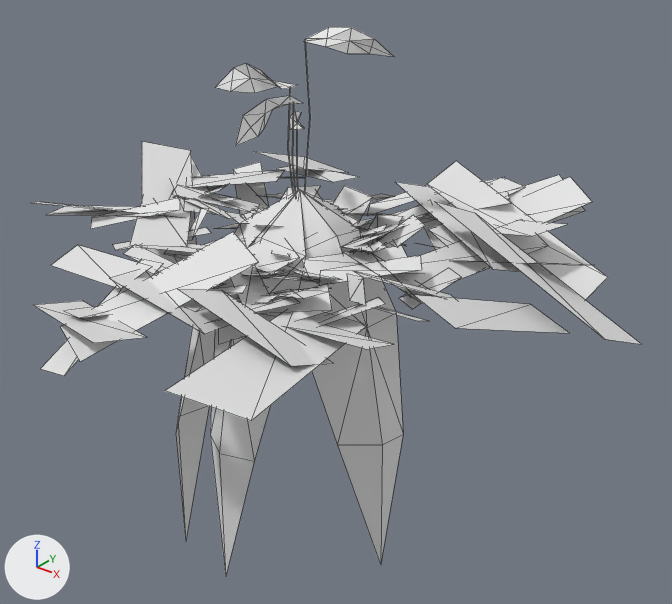
Two versions of the OBJ model game/assets/models/plants/SM_Plant_ShadeGrassTuft_Leaf.obj, one commit apart.
Before and after are seen from a 50 mm camera at (1.543, -1.775, 0.987) aimed at (0.06, 0.079, -0.162). Arrows for +X, +Y and +Z are at lower left; the lights stay in place. The older version comes first. Mesh edges are drawn as thin lines. Where no turn or scale is listed for an object, it has been applied to the vertices. Vertices at exactly the same position are counted once.

Objects in the first picture: 'SM_Plant_ShadeGrassTuft_Leaf'.
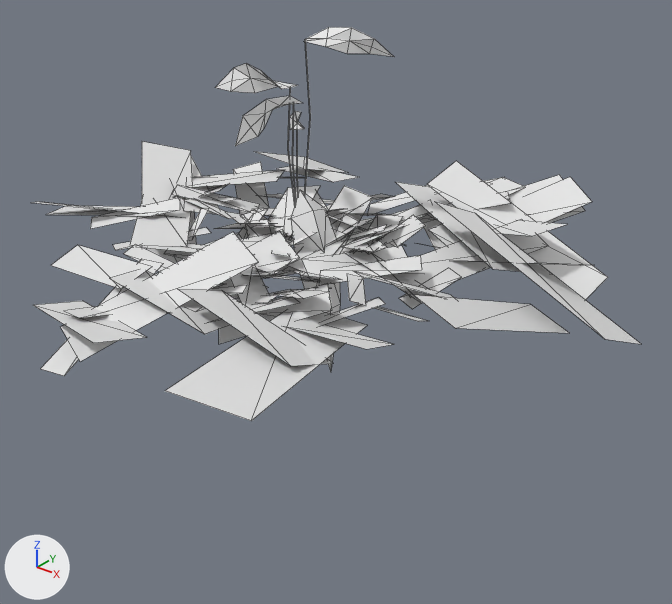
What differs and where, as boxes (x1, y1, x2, y2) in the pictures (672 x 604 px):
'SM_Plant_ShadeGrassTuft_Leaf', reshaped (28% shorter)
    before: (32, 27, 641, 575)
    after: (32, 27, 641, 421)
part 1 of me_sm_plant_shadegrasstuft_leaf, cut back
    before: (176, 189, 403, 575)
    after: (291, 190, 340, 372)

What changed in the scene script:
```text
Change me_sm_plant_shadegrasstuft_leaf:
    used by ob_sm_plant_shadegrasstuft_leaf; location = (0.0, 0.0, 0.0)
    remove me_sm_plant_shadegrasstuft_leaf.from_pydata(...)  # 625 vertices, 404 faces; spans x -0.81..0.9, y -0.8..0.88, z -1.01..0.6
    add me_sm_plant_shadegrasstuft_leaf.from_pydata(...)  # 595 vertices, 368 faces; spans x -0.81..0.9, y -0.8..0.88, z -0.31..0.6
    me_sm_plant_shadegrasstuft_leaf part 1
    33 vertices are removed from x -0.31..0.34, y -0.35..0.38, z -1.01..0.09
    41 faces are deleted
    7 vertices move from x -0.24..-0.04, y -0.29..0.03, z -0.54..0.08 to x 0.02..0.13, y -0.08..0.04, z -0.12..0.14
    3 vertices are added at (0.09, -0.07, -0.12), (0.13, -0.04, -0.12), (0.13, -0.04, -0.31)
    5 new faces join them
```
